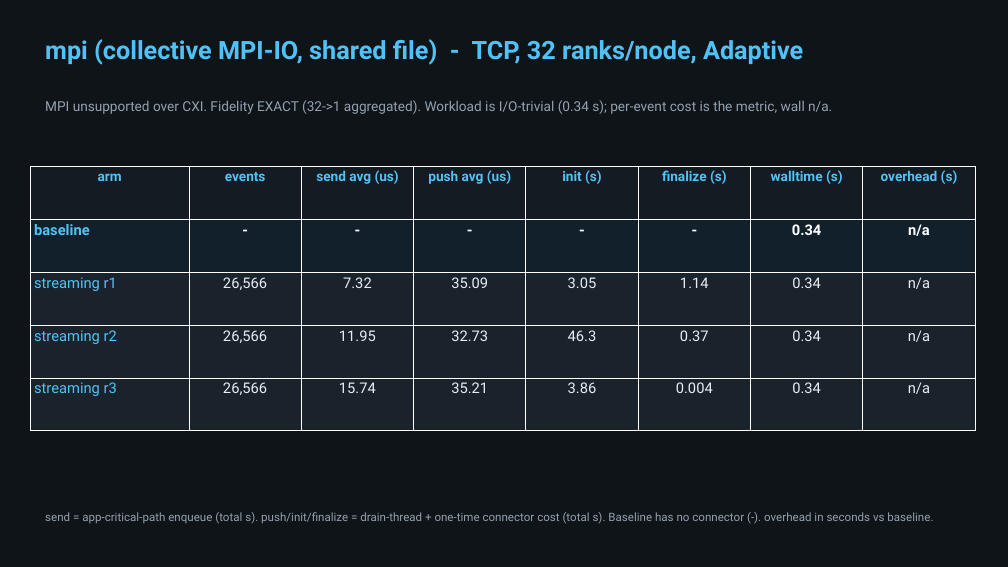
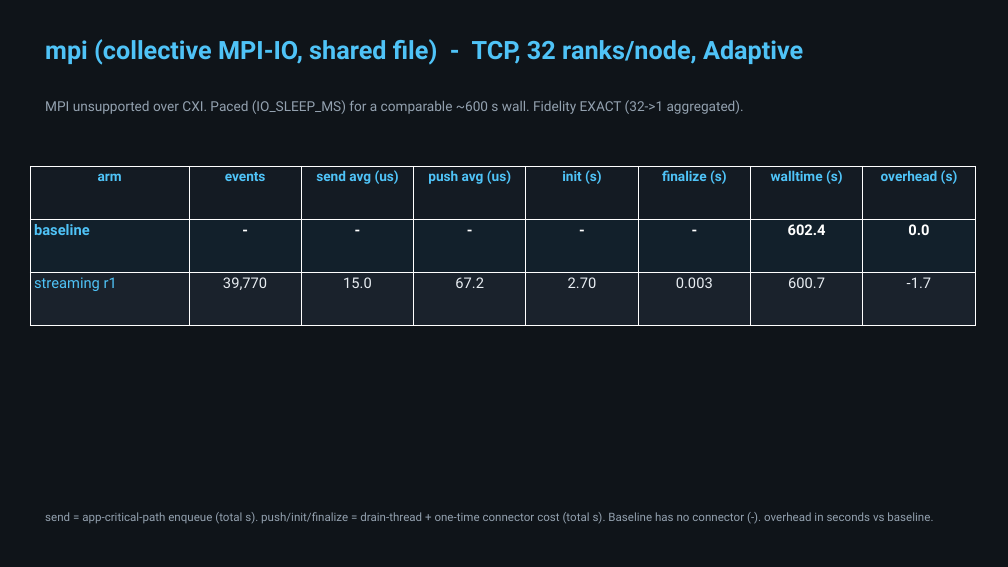
Before and after one commit to hariteja-jajula/darshan-mofka, a slide deck: slide 5 of deliverables/paper_overhead_tables.pptx. Drawn at 1008x567 pixels with LibreOffice and Linux fonts; fonts in the diff are those of the drawing. Boxes give left, top, right and bottom in pixels: in the first picture for what was removed or moved away, otherwise in the second. Text is boxed around its words. In the diff, an @@ line names an element or a change of style, - is before the commit and + after.

Commit message:
deliverables: final overhead tables (mpi3 paced wall) + pydarshan native/streamed HTML
- paper_overhead_tables.pptx: 5 workload slides, 4-row x 7-col (arm, events, send avg us,
  push avg us, init, finalize, walltime, overhead). MPI uses the paced PAPER_mpi3 run
  (valid ~600s wall); DLIO wall is cold/warm-dominated so per-event is the metric.
- deliverables/pydarshan_html/: native + streamed pydarshan reports. CXI workloads
  (io_bench, io_bench_py, python-ml) have BOTH; mpi/dlio have native only (streamed
  reconstructed logs have no HEATMAP module -> pydarshan can't render the heatmap panel).
- results/MPI_DLIO_DATA_STATUS.md: which 2-node runs have valid data + why dlio wall is noisy.

```diff
--- a/deliverables/paper_overhead_tables.pptx
+++ b/deliverables/paper_overhead_tables.pptx
@@ text at <box>45,100,744,114</box>: text changed @@
-MPI unsupported over CXI. Fidelity EXACT (32->1 aggregated). Workload is I/O-trivial (0.34 s); per-event cost is the metric, wall n/a.
+MPI unsupported over CXI. Paced (IO_SLEEP_MS) for a comparable ~600 s wall. Fidelity EXACT (32->1 aggregated).
@@ table at <box>30,166,978,325</box> @@
-row 2: baseline | - | - | - | - | - | 0.34 | n/a
-row 3: streaming r1 | 26,566 | 7.32 | 35.09 | 3.05 | 1.14 | 0.34 | n/a
-row 4: streaming r2 | 26,566 | 11.95 | 32.73 | 46.3 | 0.37 | 0.34 | n/a
-row 5: streaming r3 | 26,566 | 15.74 | 35.21 | 3.86 | 0.004 | 0.34 | n/a
+row 2: baseline | - | - | - | - | - | 602.4 | 0.0
+row 3: streaming r1 | 39,770 | 15.0 | 67.2 | 2.70 | 0.003 | 600.7 | -1.7
```
Also in this commit, not shown: 1 other slide changed, 12 other files.
